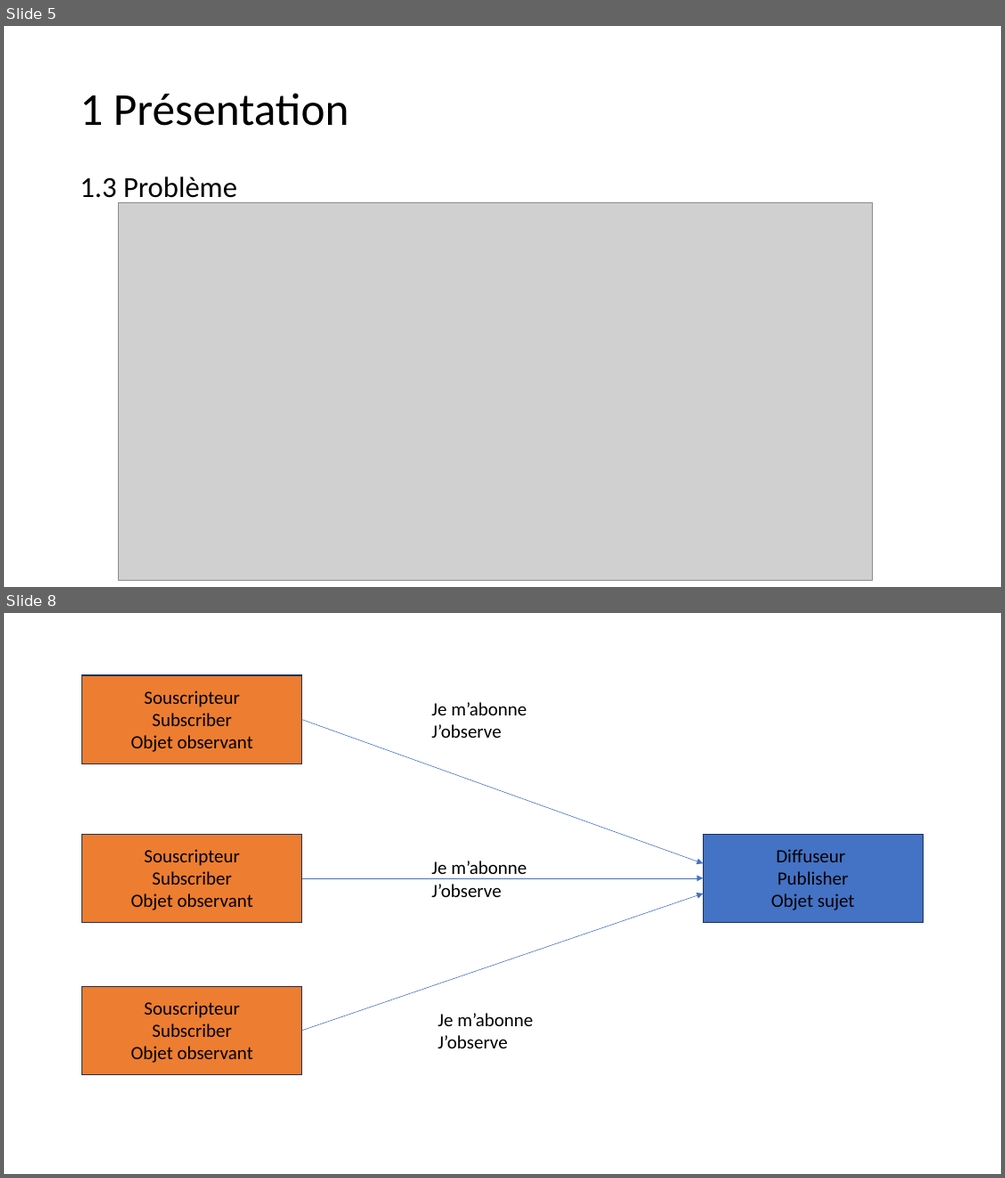
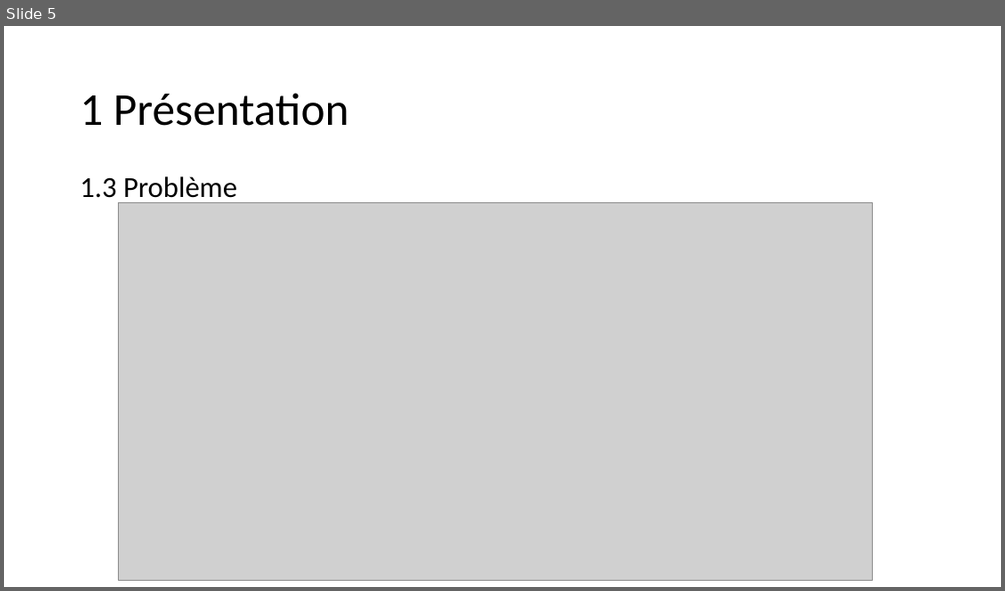
Before and after one commit to D-CRAVO/FORMATION-CDA-2210, a slide deck: 106_DesignPattern/Cours/Observateur/Observateur.pptx. Shown one above the other, each under a label of ours: slides 5 and 8 before the commit, slide 5 after it; the slides between them are not shown. The pictures are 1005x1178 and 1005x591 pixels, drawn with LibreOffice and Linux fonts; fonts in the diff are those of the drawing; grey boxes stand for pictures. Boxes give left, top, right and bottom in pixels: in the first picture for what was removed or moved away, otherwise in the second. Text is boxed around its words. In the diff, an @@ line names an element or a change of style, - is before the commit and + after.

```diff
--- a/106_DesignPattern/Cours/Observateur/Observateur.pptx
+++ b/106_DesignPattern/Cours/Observateur/Observateur.pptx
@@ slide 8 removed at [4,613,1001,1174], background #FFFFFF @@
@@ rectangle removed at [82,675,302,763] @@
@@ text removed at [131,690,253,752] @@
-Souscripteur
-Subscriber
-Objet observant
@@ arrow removed from (301, 719) to (704, 863) @@
@@ text removed at [431,702,526,738] @@
-Je m’abonne
-J’observe
@@ rectangle removed at [82,834,302,922] @@
@@ text removed at [131,849,253,910] @@
-Souscripteur
-Subscriber
-Objet observant
@@ rectangle removed at [704,834,923,922] @@
@@ text removed at [771,849,855,910] @@
-Diffuseur
-Publisher
-Objet sujet
@@ arrow removed from (301, 878) to (704, 878) @@
@@ text removed at [431,860,526,897] @@
-Je m’abonne
-J’observe
@@ arrow removed from (301, 1030) to (704, 893) @@
@@ rectangle removed at [82,986,302,1074] @@
@@ text removed at [131,1001,253,1062] @@
-Souscripteur
-Subscriber
-Objet observant
@@ text removed at [437,1013,533,1048] @@
-Je m’abonne
-J’observe
```
Also in this commit, not shown: 5 slides changed, 18 slides added, 2 other slides removed, 32 other files.
